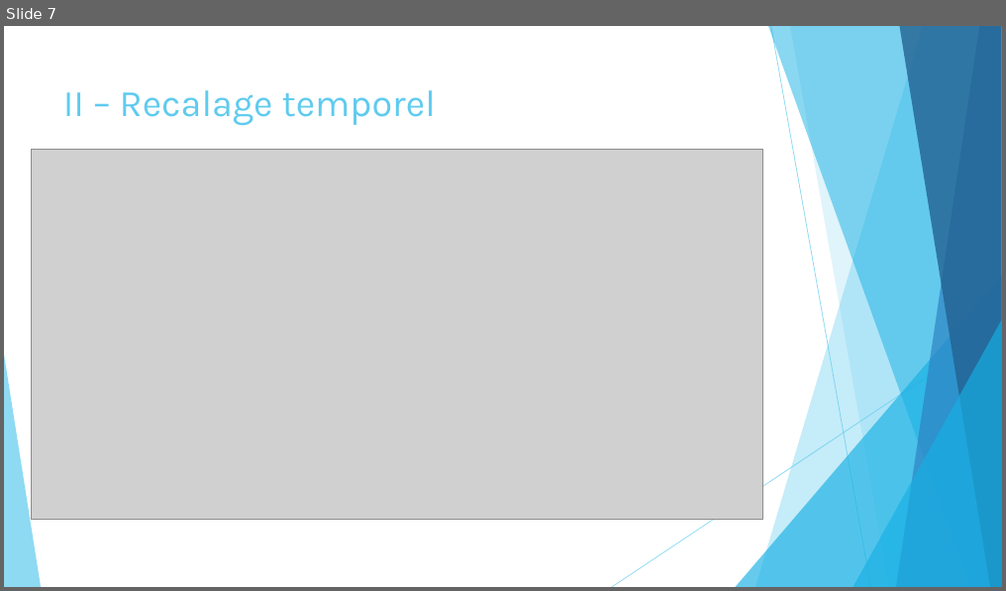
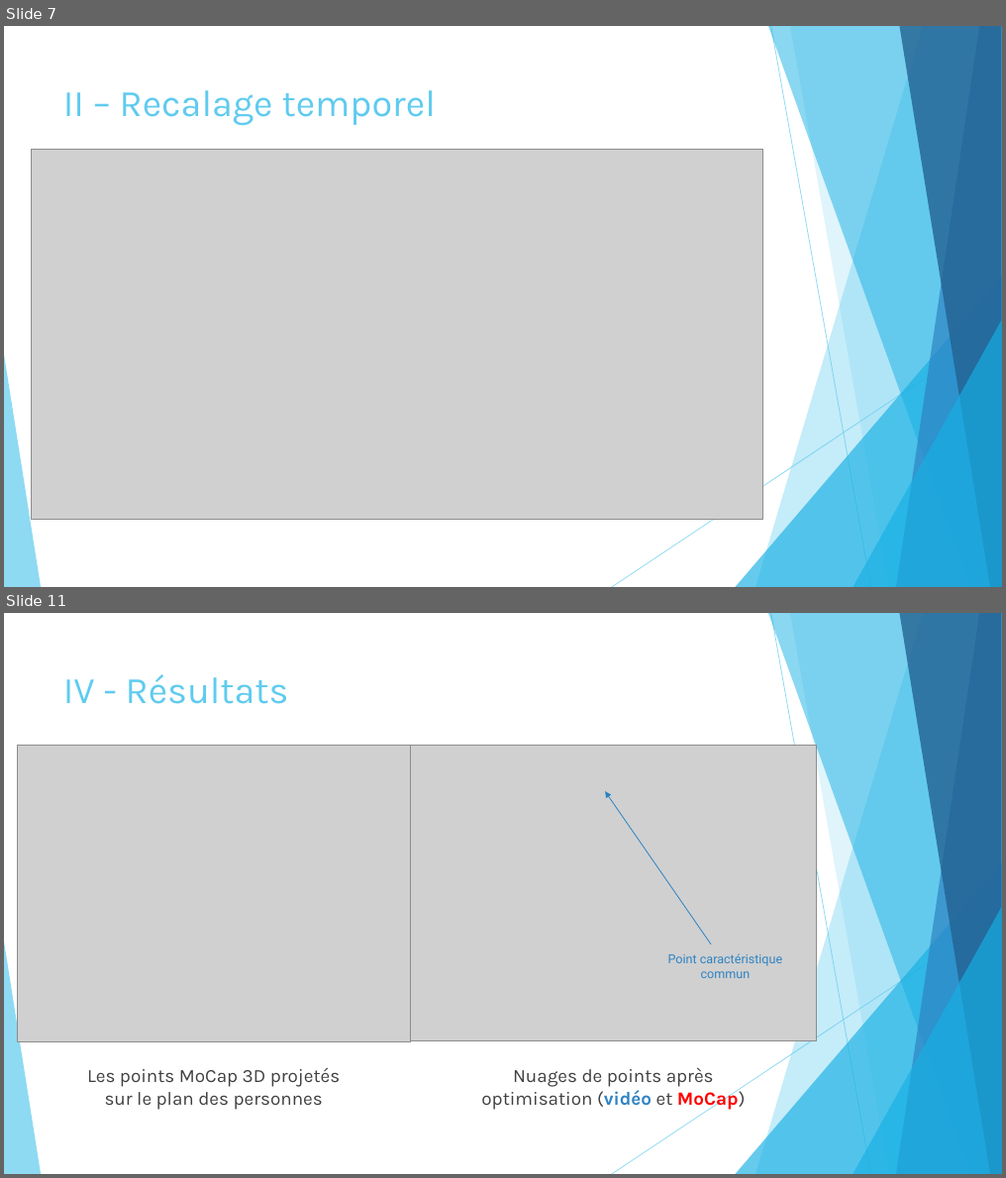
Before and after one commit to marc921/GesteIA, a slide deck: Présentation.pptx. Shown one above the other, each under a label of ours: slide 7 before the commit, slides 7 and 11 after it; the slides between them are not shown. The pictures are 1006x591 and 1006x1178 pixels, drawn with LibreOffice and Linux fonts; fonts in the diff are those of the drawing; grey boxes stand for pictures. Boxes give left, top, right and bottom in pixels: in the first picture for what was removed or moved away, otherwise in the second. Text is boxed around its words. In the diff, an @@ line names an element or a change of style, - is before the commit and + after.

```diff
--- a/Présentation.pptx
+++ b/Présentation.pptx
@@ slide 11 added at [4,613,1002,1174], background #FFFFFF; not listed: 10 template elements that a slide beside it also shows @@
@@ title added at [63,674,289,704], 36 pt, text #5FCBEF @@
+IV - Résultats
@@ picture added at [18,745,410,1042] @@
@@ picture added at [410,745,817,1042] @@
@@ arrow added from (712, 945) to (605, 791), #2981C2 0.75 pt @@
@@ text added at [668,954,782,978], 12 pt, text #2E83C3 @@
+Point caractéristique commun
@@ text added at [87,1067,341,1110], 18 pt, text #404040 @@
+Les points MoCap 3D projetés sur le plan des personnes
@@ text added at [481,1067,745,1111], 18 pt, text #404040 @@
+Nuages de points après optimisation (vidéo et MoCap)
```
Also in this commit, not shown: 8 slides changed, 2 other slides added.
